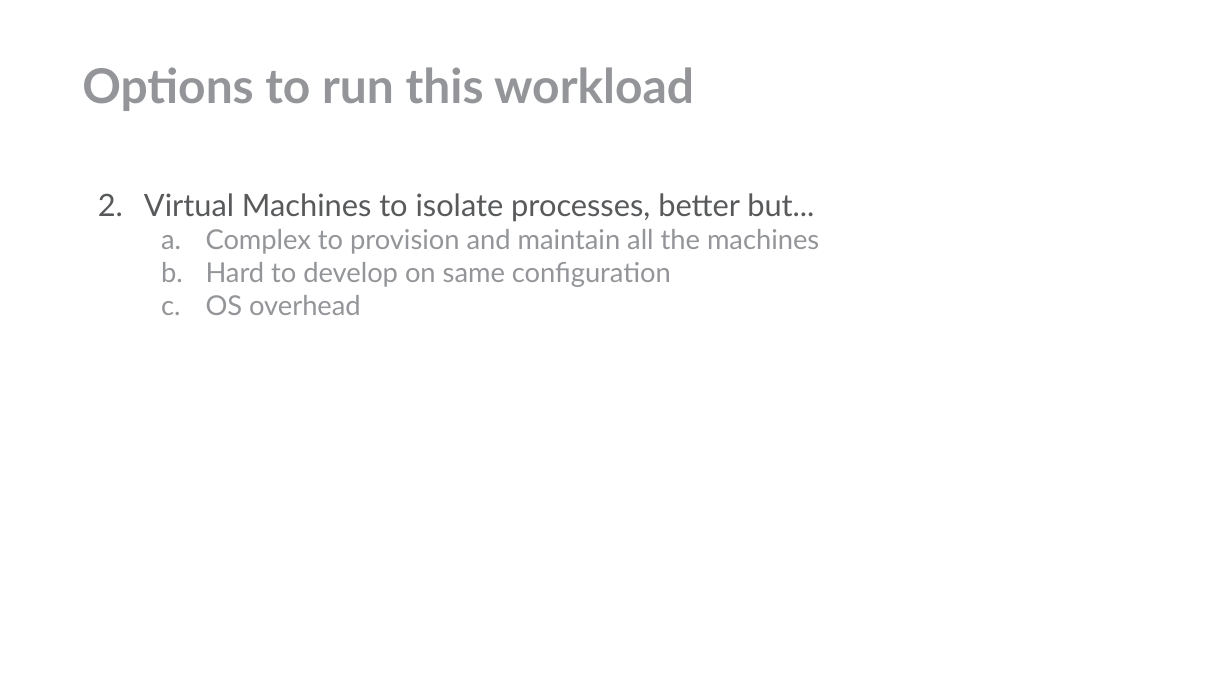
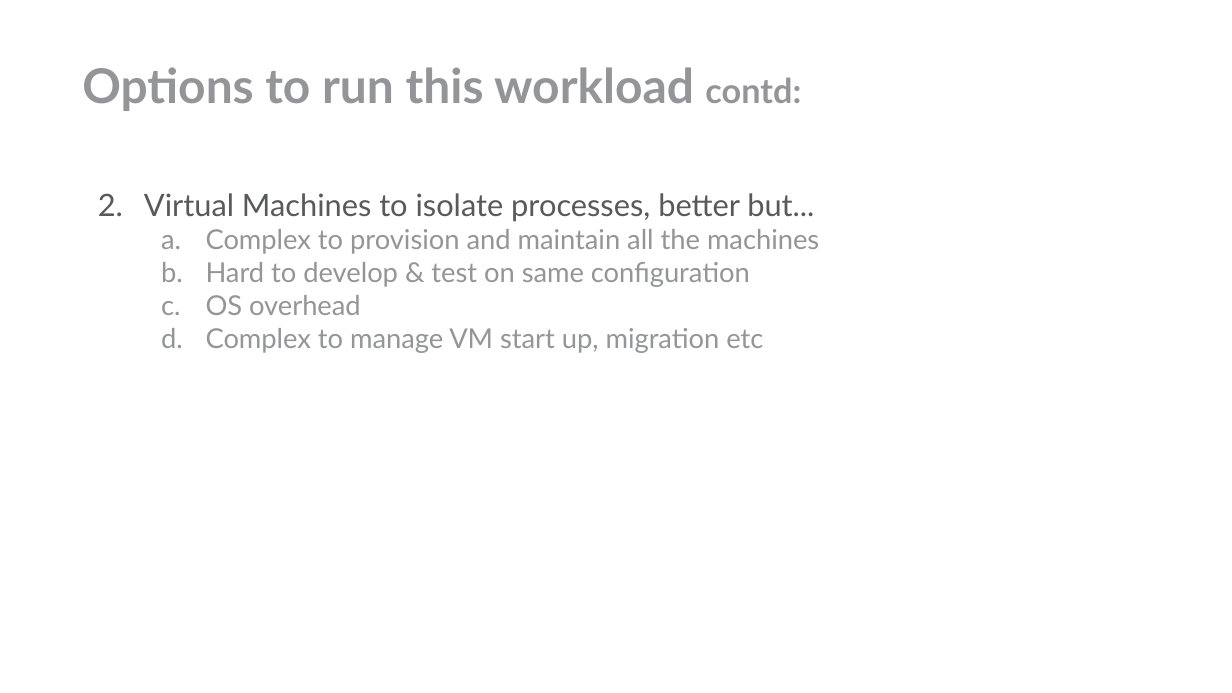
Before and after one commit to dockerfornovices/DockerSimpleDemo, a slide deck: slide 11 of novicesguidetodocker.odp (slide 9 before the commit). Drawn at 1232x693 pixels with LibreOffice and Linux fonts; fonts in the diff are those of the drawing; background and template pictures are left out. Boxes give left, top, right and bottom in pixels: in the first picture for what was removed or moved away, otherwise in the second. Text is boxed around its words. In the diff, an @@ line names an element or a change of style, - is before the commit and + after.

```diff
--- a/novicesguidetodocker.odp
+++ b/novicesguidetodocker.odp
@@ title at (x1=82, y1=67, x2=801, y2=111): text changed @@
-Options to run this workload
+Options to run this workload contd:
@@ text at (x1=206, y1=262, x2=750, y2=287): text changed @@
-  b. Hard to develop on same configuration
+  b. Hard to develop & test on same configuration
@@ text at (x1=206, y1=328, x2=763, y2=353): paragraph added @@
+  d. Complex to manage VM start up, migration etc
```
Also in this commit, not shown: 9 other slides changed, 6 slides added, 6 other files.
